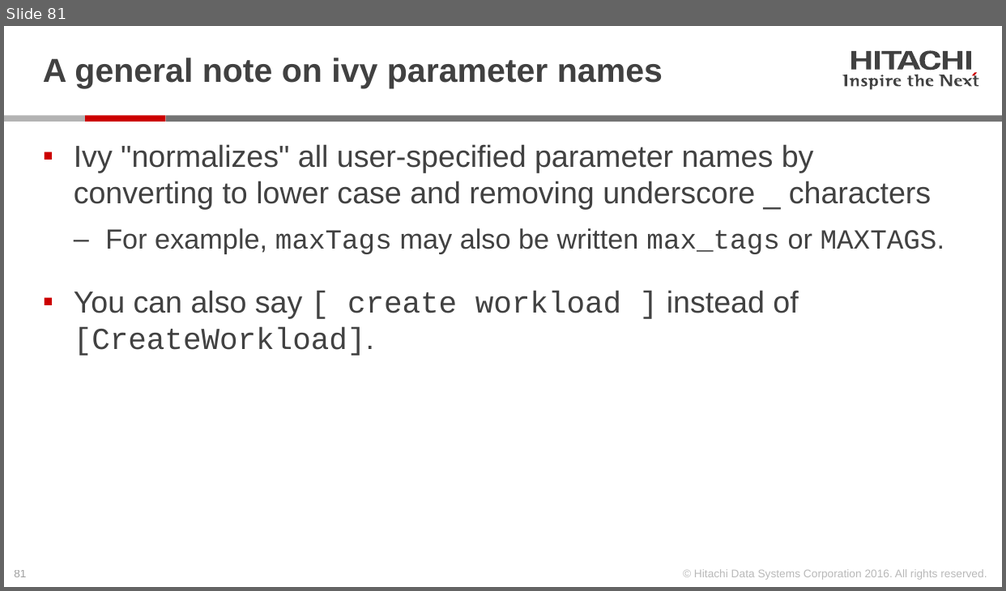
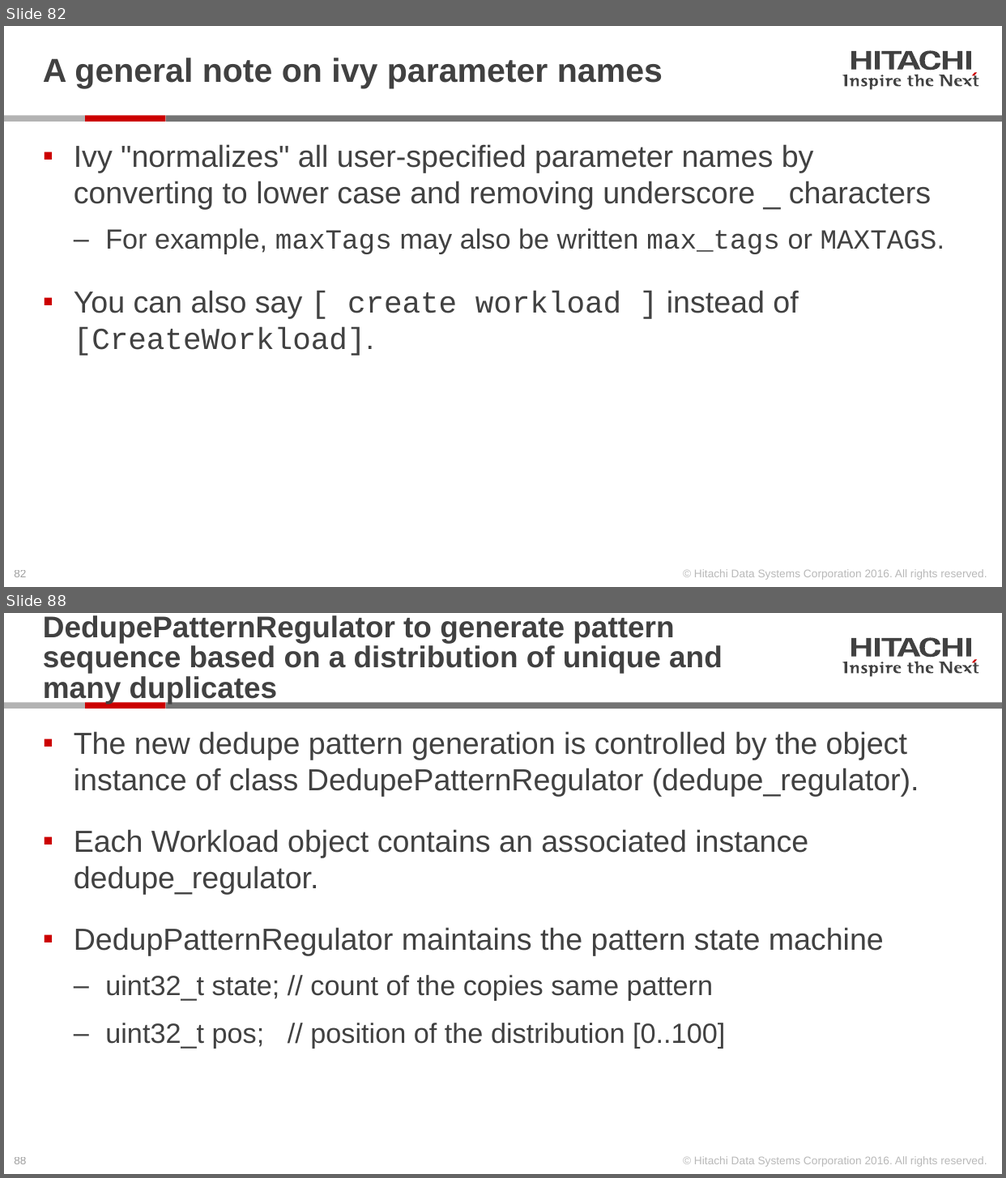
Before and after one commit to Hitachi-Data-Systems/ivy, a slide deck: doc/Programming the ivy engine.pptx. Shown one above the other, each under a label of ours: slide 81 before the commit, slides 82 and 88 after it; the slides between them are not shown. The pictures are 1006x591 and 1006x1178 pixels, drawn with LibreOffice and Linux fonts; fonts in the diff are those of the drawing. Boxes give left, top, right and bottom in pixels: in the first picture for what was removed or moved away, otherwise in the second. Text is boxed around its words. In the diff, an @@ line names an element or a change of style, - is before the commit and + after.

Commit message:
ivy 3.00.01 new_dedupe + one_thread_per_core, ivyslave->ivydriver

```diff
--- a/doc/Programming the ivy engine.pptx
+++ b/doc/Programming the ivy engine.pptx
@@ slide 88 added at (x1=4, y1=613, x2=1002, y2=1174), background #FFFFFF; not listed: 28 template elements that a slide beside it also shows @@
@@ title added at (x1=43, y1=615, x2=722, y2=704), 21.6 pt, text #414141, bold @@
+DedupePatternRegulator to generate pattern sequence based on a distribution of unique and many duplicates
@@ text added at (x1=74, y1=731, x2=919, y2=1049), 22 pt, text #414141 @@
+▪ The new dedupe pattern generation is controlled by the object instance of class DedupePatternRegulator (dedupe_regulator).
+▪ Each Workload object contains an associated instance dedupe_regulator.
+▪ DedupPatternRegulator maintains the pattern state machine
+  ‒ uint32_t state; // count of the copies same pattern
+  ‒ uint32_t pos; // position of the distribution [0..100]
@@ what was slide 81 is now slide 82 @@
@@ page number at (x1=14, y1=570, x2=26, y2=578): text changed @@
-81
+82
```
Also in this commit, not shown: 12 slides changed, 13 other slides added, 54 other files.
